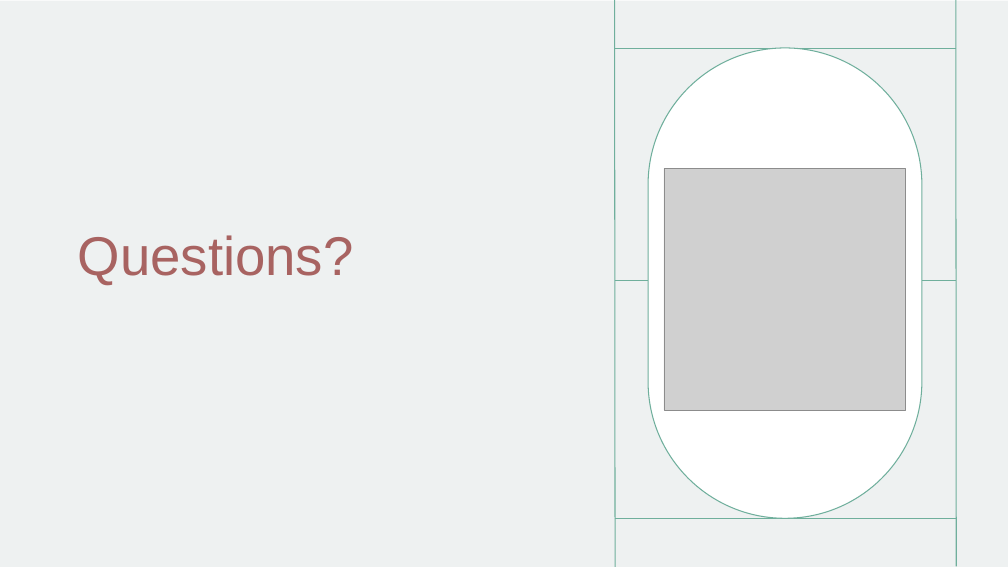
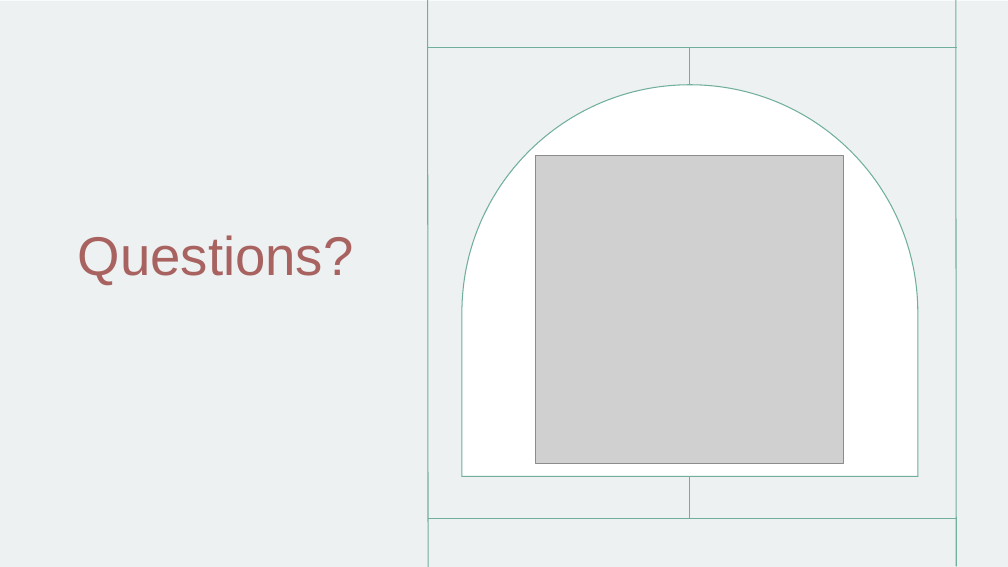
Before and after one commit to seescoto/cds403_term_project, a slide deck: slide 12 of Term Project.pptx. Drawn at 1008x567 pixels with LibreOffice and Linux fonts; fonts in the diff are those of the drawing; grey boxes stand for pictures. Boxes give left, top, right and bottom in pixels: in the first picture for what was removed or moved away, otherwise in the second. Text is boxed around its words. In the diff, an @@ line names an element or a change of style, - is before the commit and + after.

```diff
--- a/Term Project.pptx
+++ b/Term Project.pptx
@@ line moved from (615, 0) - (616, 567) to (428, 0) - (428, 567) @@
@@ line moved from (615, 48) - (957, 48) to (428, 48) - (957, 48) @@
@@ line added from (690, 85) to (690, 48), #6FAF9C 1 pt @@
@@ freeform shape: place and size @@
-freeform shape at box(648, 48, 922, 518)
+freeform shape at box(462, 85, 918, 476)
@@ picture: place and size @@
-picture at box(664, 169, 905, 410)
+picture at box(536, 156, 844, 464)
@@ line removed from (615, 281) to (957, 281) @@
@@ line added from (690, 519) to (690, 476), #6FAF9C 1 pt @@
@@ line moved from (615, 519) - (957, 519) to (428, 519) - (957, 519) @@
```
Also in this commit, not shown: 5 other slides changed, 4 other files.
